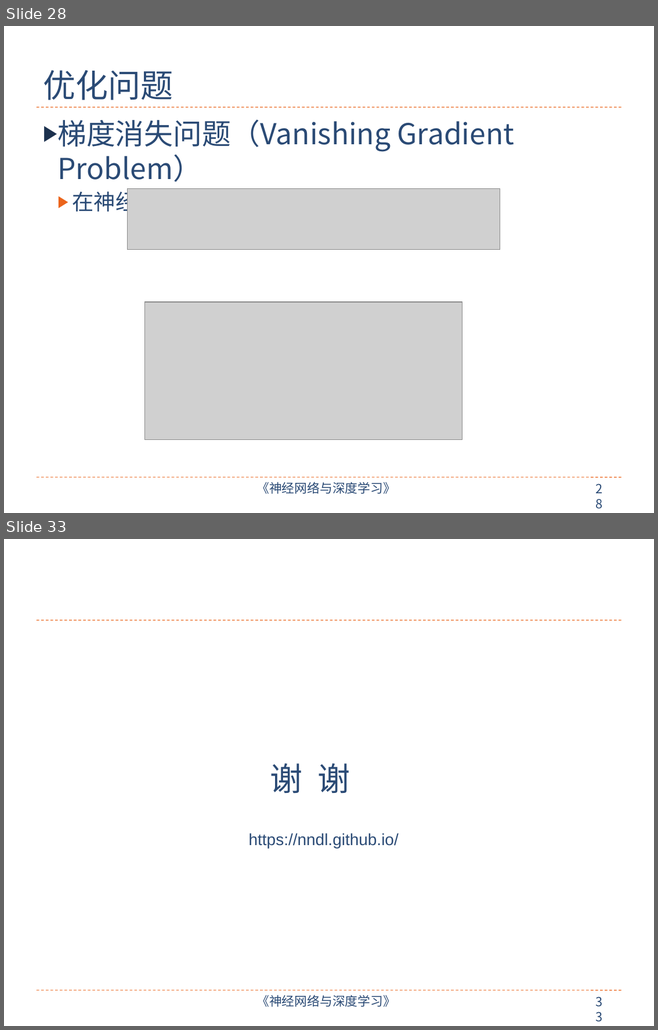
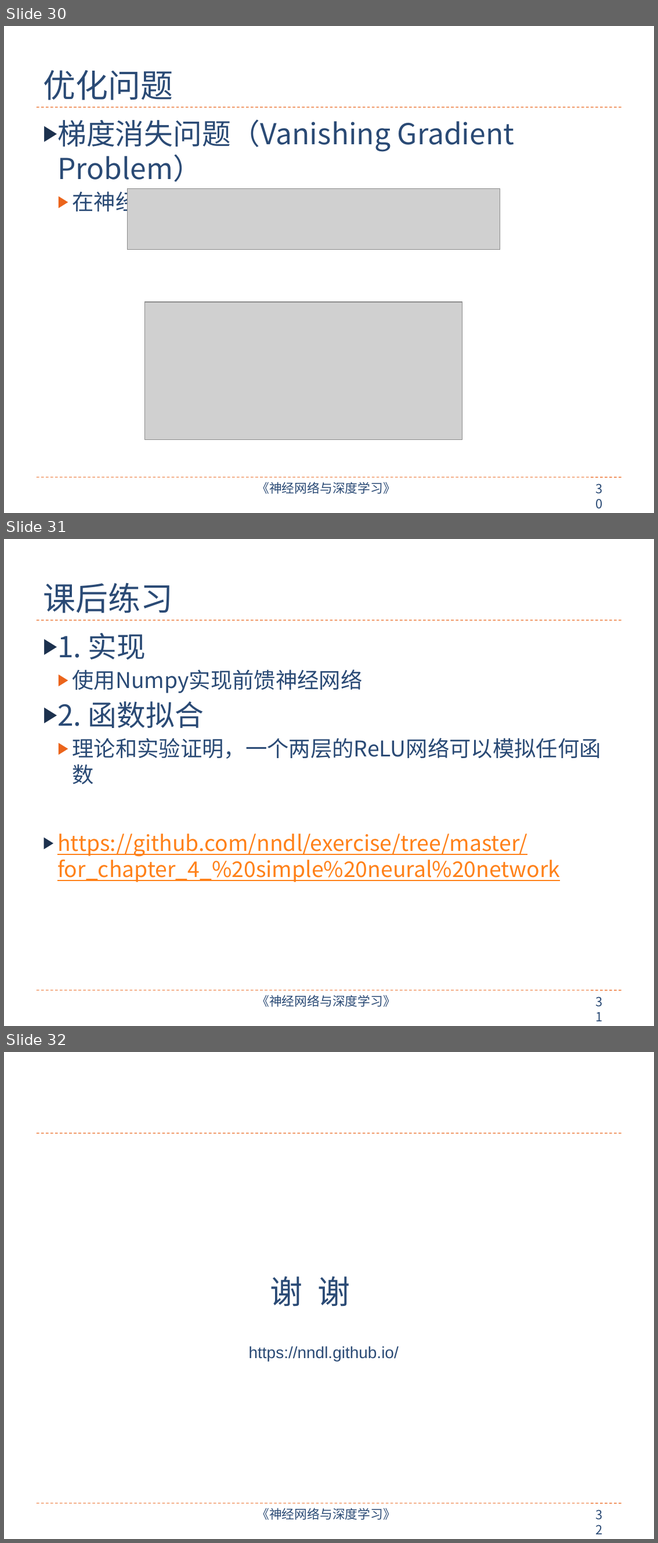
Before and after one commit to nndl/nndl.github.io, a slide deck: ppt/chap-前馈神经网络.pptx. Shown one above the other, each under a label of ours: slides 28 and 33 before the commit, slides 30, 31 and 32 after it; the slides between them are not shown. The pictures are 658x1030 and 658x1543 pixels, drawn with LibreOffice and Linux fonts; fonts in the diff are those of the drawing; grey boxes stand for pictures. Boxes give left, top, right and bottom in pixels: in the first picture for what was removed or moved away, otherwise in the second. Text is boxed around its words. In the diff, an @@ line names an element or a change of style, - is before the commit and + after.

```diff
--- a/ppt/chap-前馈神经网络.pptx
+++ b/ppt/chap-前馈神经网络.pptx
@@ slide 31 added at <box>4,539,654,1026</box>, background #FFFFFF; not listed: 4 template elements that a slide beside it also shows @@
@@ title added at <box>43,583,173,613</box>, 36 pt, text #2A4A75 @@
+课后练习
@@ text added at <box>57,633,601,882</box>, 24 pt, text #FF8119, underline @@
+▶ 1. 实现
+  ▶ 使用Numpy实现前馈神经网络
+▶ 2. 函数拟合
+  ▶ 理论和实验证明，一个两层的ReLU网络可以模拟任何函数
+▶ https://github.com/nndl/exercise/tree/master/for_chapter_4_%20simple%20neural%20network
@@ what was slide 28 is now slide 30 @@
@@ page number at <box>589,478,615,500</box>: text changed @@
-28
+30
@@ what was slide 33 is now slide 32 @@
```
Also in this commit, not shown: 11 slides changed, 2 other slides added, 4 slides removed.
